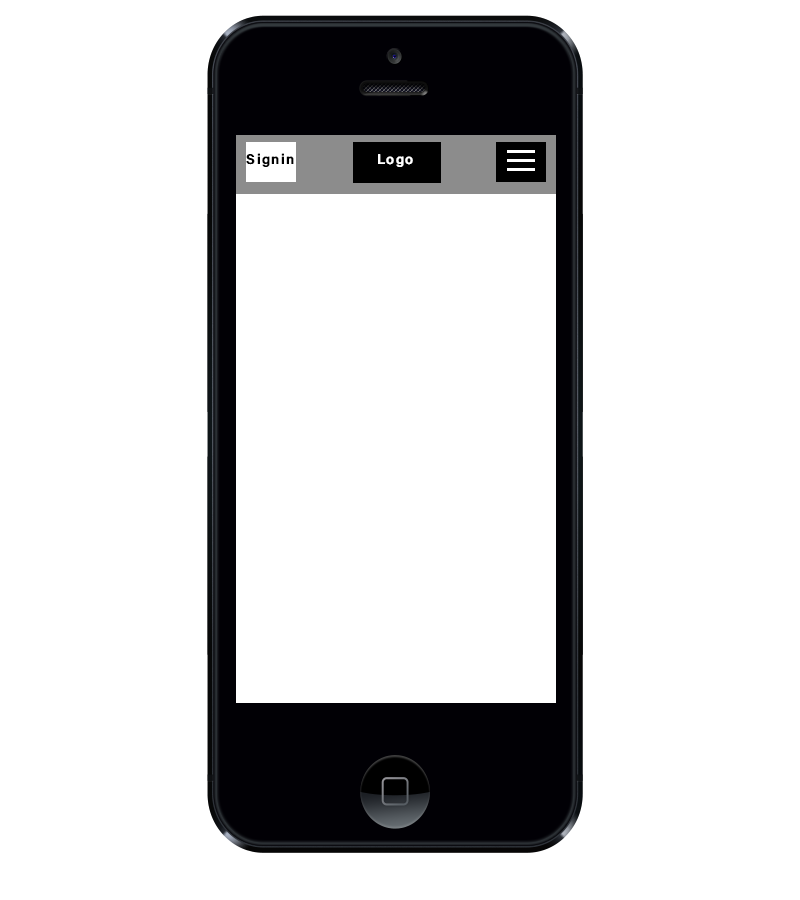
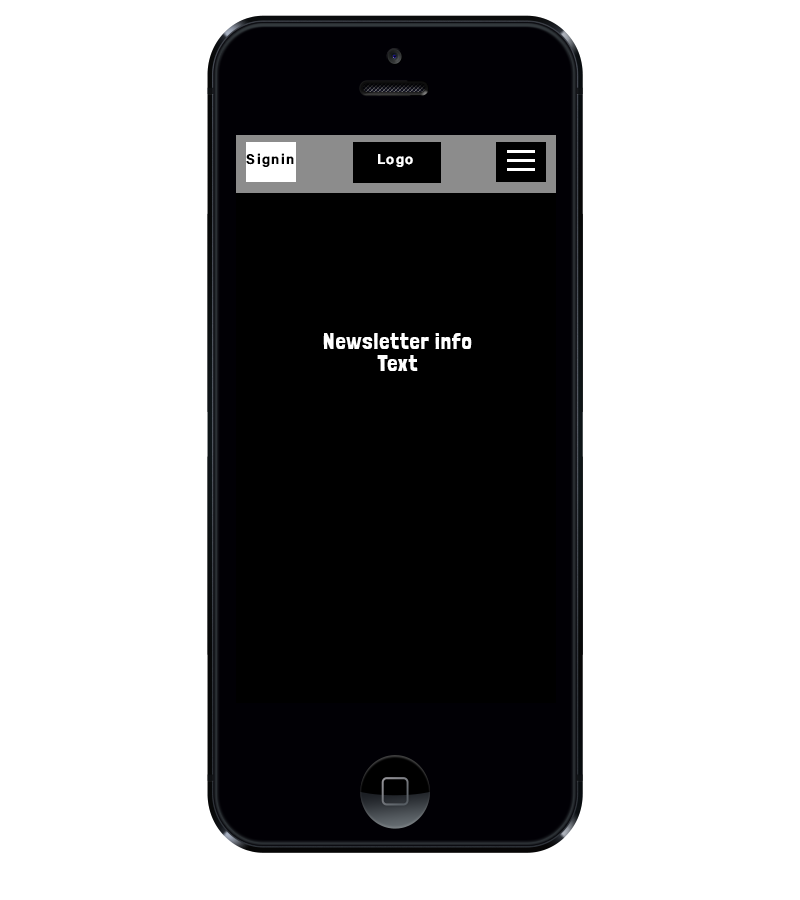
Two versions of the same layered image (800px x 900px). Layer-by-layer changes:
added layer "Newsletter info Text" in group "1" over (x1=323, y1=333, x2=472, y2=371)
added layer "Rectangle 2" in group "1" over (x1=236, y1=193, x2=556, y2=703)
showed group "2" (4 layers) over (x1=236, y1=193, x2=556, y2=703)
added layer "Rectangle 3" in group "2" over (x1=236, y1=193, x2=556, y2=540)
